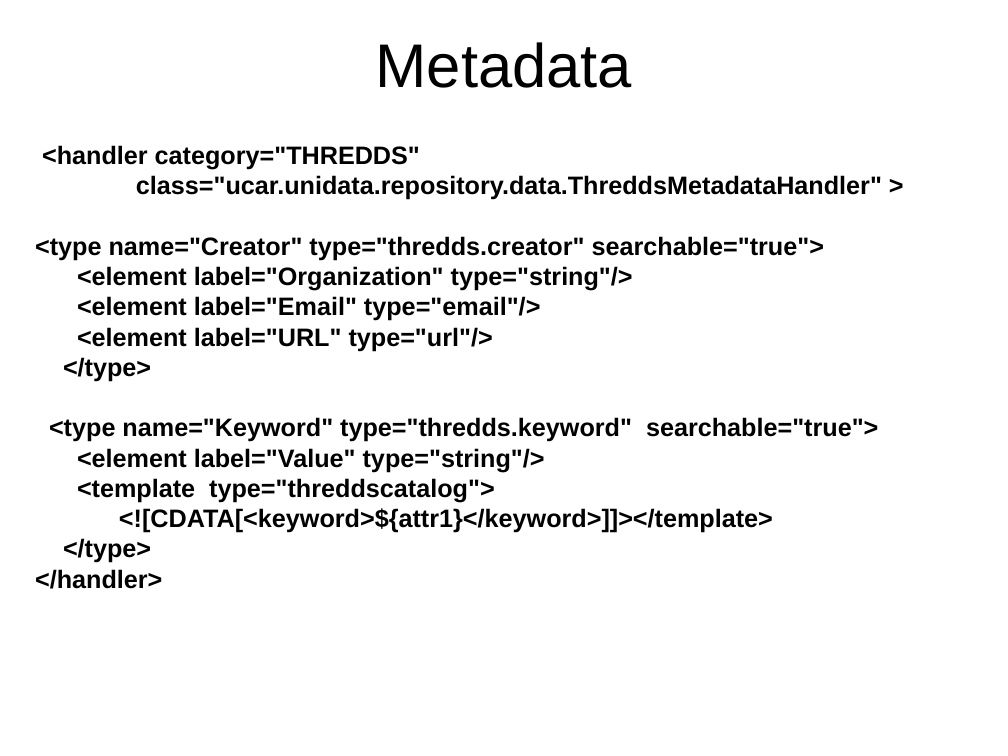
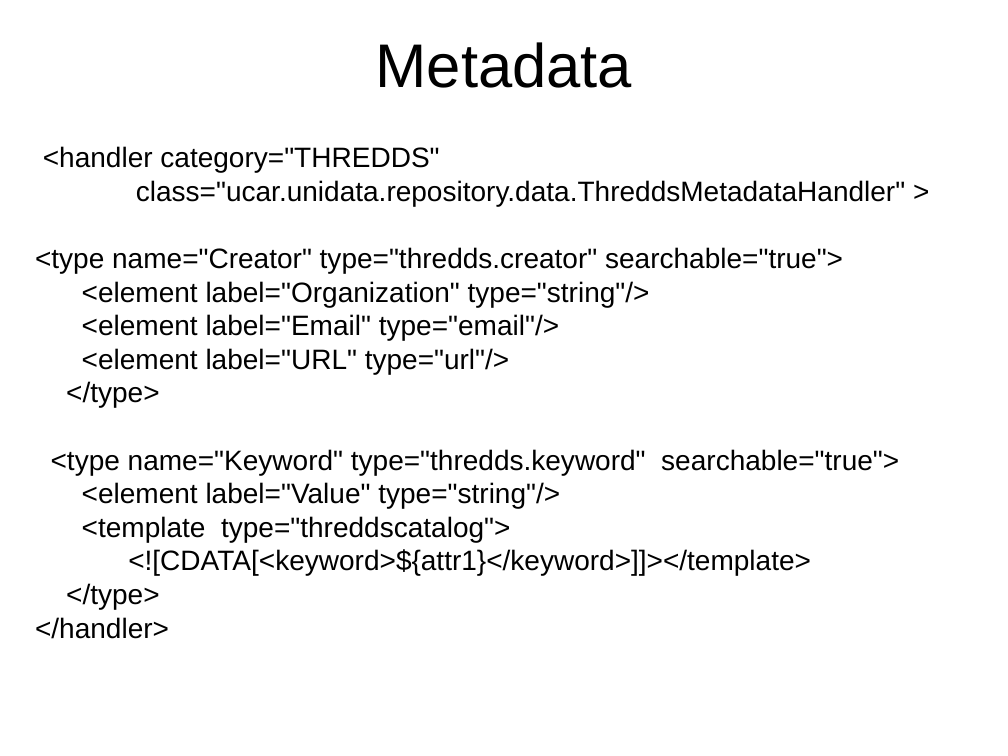
Before and after one commit to Unidata/IDV, a slide deck: slide 6 of ucar/unidata/repository/docs/presentations/architecture.ppt. Drawn at 1008x756 pixels with LibreOffice and Linux fonts; fonts in the diff are those of the drawing. Boxes give left, top, right and bottom in pixels: in the first picture for what was removed or moved away, otherwise in the second. Text is boxed around its words. In the diff, an @@ line names an element or a change of style, - is before the commit and + after.

```diff
--- a/ucar/unidata/repository/docs/presentations/architecture.ppt
+++ b/ucar/unidata/repository/docs/presentations/architecture.ppt
@@ text "<handler category="THREDDS"" at (x1=35, y1=146, x2=905, y2=639): size 18 to 20 pt, bold off @@
```
Also in this commit, not shown: 4 other slides changed, 9 other files.
